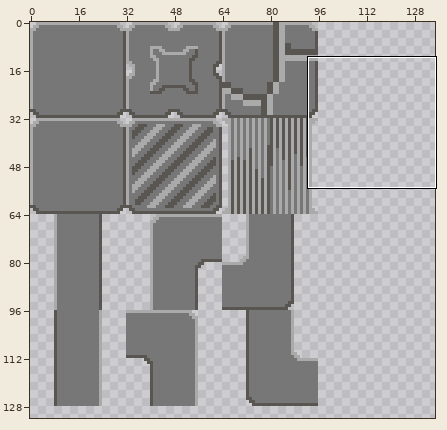
Edited in one commit: pixel-art file (assets/sprites/aseprite/tileset.aseprite). The first picture is a wide view before the edit; the outline marks the close-up.
Close-up. Before the edit:
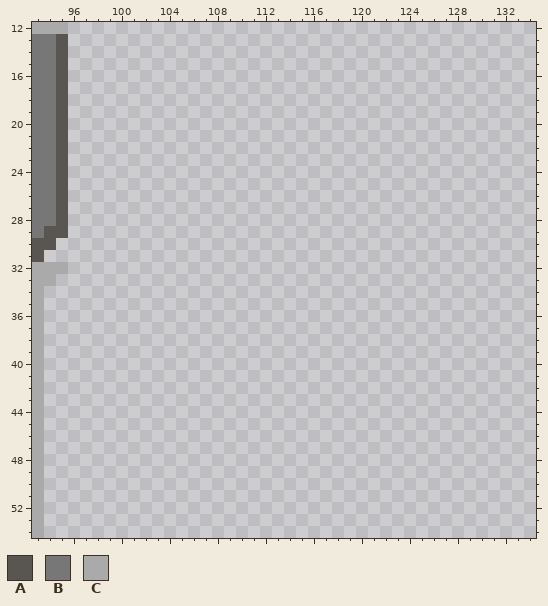
320x320 pixels, 1 frame. Shown: x 93..134, y 12..54. The wide view leaves out empty margins. The commit also changed other parts of the picture, which this record leaves out.
Palette (. is transparent): A #595652  B #777777  C #aaaaaa
Pixels before, first column x 93:
12 CCC
13 BBA
14 BBA
15 BBA
16 BBA
17 BBA
18 BBA
19 BBA
20 BBA
21 BBA
22 BBA
23 BBA
24 BBA
25 BBA
26 BBA
27 BBA
28 BBA
29 BAA
30 AA.
31 A..
32 CCC
33 CC.
34 C..
35 C..
36 C..
37 C..
38 C..
39 C..
40 C..
41 C..
42 C..
43 C..
44 C..
45 C..
46 C..
47 C..
48 C..
49 C..
50 C..
51 C..
52 C..
53 C..
54 C..
After the commit:
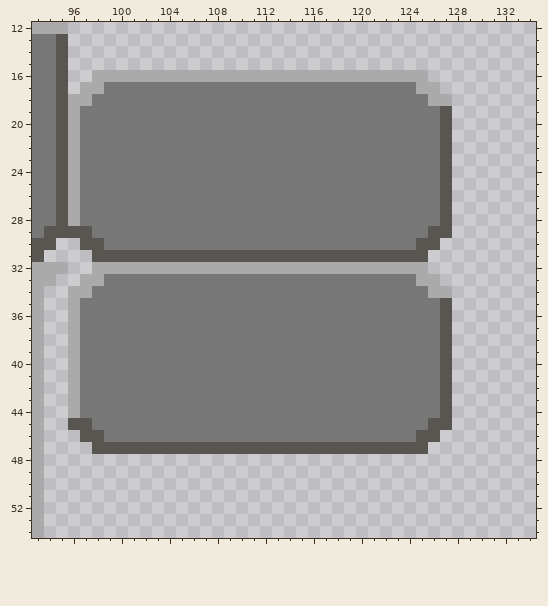
Edits made:
Changed rows in their new state; - is an unchanged pixel.
first column x 96:
16 --CCCCCCCCCCCCCCCCCCCCCCCCCCCC--
17 -CCBBBBBBBBBBBBBBBBBBBBBBBBBBCC-
18 CCBBBBBBBBBBBBBBBBBBBBBBBBBBBBCC
19 CBBBBBBBBBBBBBBBBBBBBBBBBBBBBBBA
20 CBBBBBBBBBBBBBBBBBBBBBBBBBBBBBBA
21 CBBBBBBBBBBBBBBBBBBBBBBBBBBBBBBA
22 CBBBBBBBBBBBBBBBBBBBBBBBBBBBBBBA
23 CBBBBBBBBBBBBBBBBBBBBBBBBBBBBBBA
24 CBBBBBBBBBBBBBBBBBBBBBBBBBBBBBBA
25 CBBBBBBBBBBBBBBBBBBBBBBBBBBBBBBA
26 CBBBBBBBBBBBBBBBBBBBBBBBBBBBBBBA
27 CBBBBBBBBBBBBBBBBBBBBBBBBBBBBBBA
28 CBBBBBBBBBBBBBBBBBBBBBBBBBBBBBBA
29 AABBBBBBBBBBBBBBBBBBBBBBBBBBBBAA
30 -AABBBBBBBBBBBBBBBBBBBBBBBBBBAA-
31 --AAAAAAAAAAAAAAAAAAAAAAAAAAAA--
32 --CCCCCCCCCCCCCCCCCCCCCCCCCCCC--
33 -CCBBBBBBBBBBBBBBBBBBBBBBBBBBCC-
34 CCBBBBBBBBBBBBBBBBBBBBBBBBBBBBCC
35 CBBBBBBBBBBBBBBBBBBBBBBBBBBBBBBA
36 CBBBBBBBBBBBBBBBBBBBBBBBBBBBBBBA
37 CBBBBBBBBBBBBBBBBBBBBBBBBBBBBBBA
38 CBBBBBBBBBBBBBBBBBBBBBBBBBBBBBBA
39 CBBBBBBBBBBBBBBBBBBBBBBBBBBBBBBA
40 CBBBBBBBBBBBBBBBBBBBBBBBBBBBBBBA
41 CBBBBBBBBBBBBBBBBBBBBBBBBBBBBBBA
42 CBBBBBBBBBBBBBBBBBBBBBBBBBBBBBBA
43 CBBBBBBBBBBBBBBBBBBBBBBBBBBBBBBA
44 CBBBBBBBBBBBBBBBBBBBBBBBBBBBBBBA
45 AABBBBBBBBBBBBBBBBBBBBBBBBBBBBAA
46 -AABBBBBBBBBBBBBBBBBBBBBBBBBBAA-
47 --AAAAAAAAAAAAAAAAAAAAAAAAAAAA--
